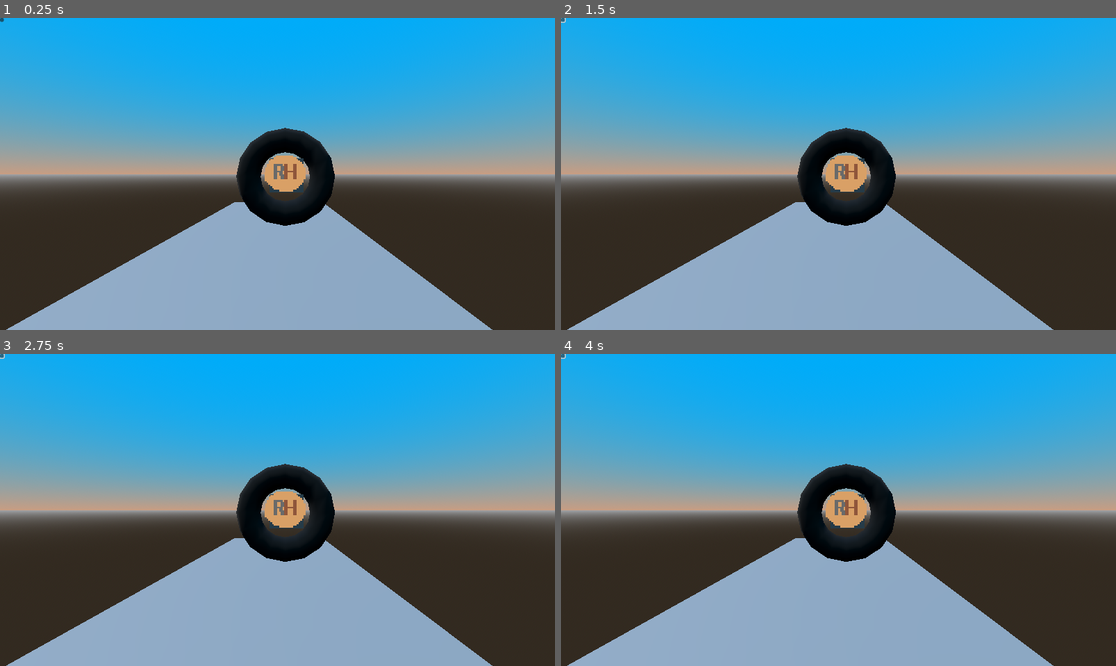
Above: before the commit, frames 1-4 (two rows, left to right).
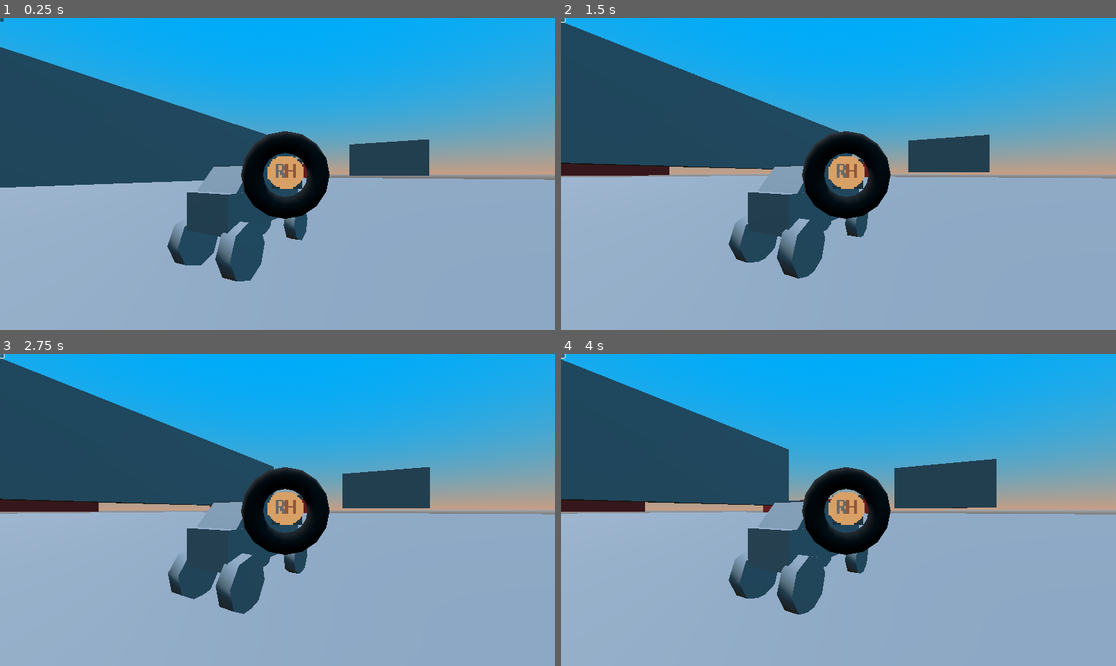
Above: after the commit, the same moments.

Repository: RagnarHagberg/Hand-Controlled-Steering-Wheel
Game: Godot game, scene res://Scenes/Game/game.tscn
The game is run twice, just before and just after one commit, with the same random seed, the same clock (stepped at 60 frames per second) and the same inputs.
Inputs (mouse positions are in pixels of both pictures, inside the frame that each line leads up to):
- Up to frame 1 (0.25 s): no input
- Up to frame 2 (1.5 s): click (561, 21) at 0.5 s; click (561, 21) at 1.25 s
- Up to frame 3 (2.75 s): click (0, 357) at 2 s
- Up to frame 4 (4 s): no input

The runs differ from the first frame. In frame 1, 45% of the frame differs, in the area x 0-100%, y 9-100%; in frame 2, 47%; in frame 3, 47%, in the area x 0-100%, y 1-100%; in frame 4, 47%.

Commit message:
Add car that is steered by wheel input

Diff:
--- /dev/null
+++ b/Godot/SteeringWheelProject/Scenes/Car/car.gd
@@ -0,0 +1,13 @@
+extends VehicleBody3D
+
+var horsepower = 100
+
+var steer_limit = deg_to_rad(30)
+
+var input_steering = 0
+func _physics_process(delta):
+	engine_force = horsepower
+
+func set_input_steering(new_value):
+	input_steering = new_value
+	steering = min(input_steering, steer_limit)
--- /dev/null
+++ b/Godot/SteeringWheelProject/Scenes/Car/car.tscn
@@ -0,0 +1,61 @@
+[gd_scene load_steps=3 format=3 uid="uid://bdfn33pt12qda"]
+
+[ext_resource type="Script" path="res://Scenes/Car/car.gd" id="1_sre33"]
+
+[sub_resource type="BoxShape3D" id="BoxShape3D_6wikn"]
+size = Vector3(1, 1.93639, 3.62957)
+
+[node name="Car" type="VehicleBody3D"]
+script = ExtResource("1_sre33")
+
+[node name="Model" type="Node3D" parent="."]
+
+[node name="CSGBox3D" type="CSGBox3D" parent="Model"]
+transform = Transform3D(1, 0, 0, 0, 1, 0, 0, 0, 1, -0.000735283, 0.130386, 0.0480196)
+size = Vector3(1, 0.719238, 2.99194)
+
+[node name="CSGBox3D2" type="CSGBox3D" parent="Model"]
+transform = Transform3D(1, 0, 0, 0, 1, 0, 0, 0, 1, 0, 0.583444, -0.13755)
+size = Vector3(1, 0.869263, 1.2782)
+
+[node name="CSGBox3D3" type="CSGBox3D" parent="Model"]
+transform = Transform3D(1, 0, 0, 0, 0.671578, 0.740934, 0, -0.740934, 0.671578, 0, 0.445294, -0.826251)
+size = Vector3(1, 0.654236, 0.886169)
+
+[node name="CollisionShape3D" type="CollisionShape3D" parent="."]
+transform = Transform3D(1, 0, 0, 0, 1, 0, 0, 0, 1, 0, 0.0567093, 0.169743)
+shape = SubResource("BoxShape3D_6wikn")
+
+[node name="LFrontWheel" type="VehicleWheel3D" parent="."]
+transform = Transform3D(1, 0, 0, 0, 1, 0, 0, 0, 1, 0.650011, -0.366013, 1.29341)
+use_as_traction = true
+use_as_steering = true
+
+[node name="WheelModel" type="CSGCylinder3D" parent="LFrontWheel"]
+transform = Transform3D(-0.0339576, 0.999423, 0, -0.999423, -0.0339576, 0, 0, 0, 1, 0, 0, 0)
+height = 0.3
+
+[node name="RFrontWheel" type="VehicleWheel3D" parent="."]
+transform = Transform3D(1, 0, 0, 0, 1, 0, 0, 0, 1, -0.564039, -0.366013, 1.29341)
+use_as_traction = true
+use_as_steering = true
+
+[node name="WheelModel" type="CSGCylinder3D" parent="RFrontWheel"]
+transform = Transform3D(-0.0339576, 0.999423, 0, -0.999423, -0.0339576, 0, 0, 0, 1, 0, 0, 0)
+height = 0.3
+
+[node name="LBackWheel" type="VehicleWheel3D" parent="."]
+transform = Transform3D(1, 0, 0, 0, 1, 0, 0, 0, 1, 0.650011, -0.36642, -1.13727)
+use_as_traction = true
+
+[node name="WheelModel" type="CSGCylinder3D" parent="LBackWheel"]
+transform = Transform3D(-0.0339576, 0.999423, 0, -0.999423, -0.0339576, 0, 0, 0, 1, 0, 0, 0)
+height = 0.3
+
+[node name="RBackWheel" type="VehicleWheel3D" parent="."]
+transform = Transform3D(1, 0, 0, 0, 1, 0, 0, 0, 1, -0.564039, -0.36642, -1.13727)
+use_as_traction = true
+
+[node name="WheelModel" type="CSGCylinder3D" parent="RBackWheel"]
+transform = Transform3D(-0.0339576, 0.999423, 0, -0.999423, -0.0339576, 0, 0, 0, 1, 0, 0, 0)
+height = 0.3
--- a/Godot/SteeringWheelProject/Scenes/Game/game.gd
+++ b/Godot/SteeringWheelProject/Scenes/Game/game.gd
@@ -5,5 +5,6 @@
 
 func _on_server_rotation_changed(rotation_data) -> void:
 	rotation_radians = (rotation_data["rotation_angle"])
-
-	get_node("Wheel").rotation.x = -(rotation_radians - 3.14/2)
+	var steering_wheel_rotation = -(rotation_radians - 3.14/2)
+	get_node("Car/Camera3D/Wheel").rotation.x = (steering_wheel_rotation)
+	get_node("Car").set_input_steering(steering_wheel_rotation/5)
--- a/Godot/SteeringWheelProject/Scenes/Game/game.tscn
+++ b/Godot/SteeringWheelProject/Scenes/Game/game.tscn
@@ -1,14 +1,12 @@
-[gd_scene load_steps=9 format=3 uid="uid://dtfg3dt33sfu8"]
+[gd_scene load_steps=12 format=3 uid="uid://dtfg3dt33sfu8"]
 
 [ext_resource type="Script" path="res://Scenes/Game/game.gd" id="1_43j5s"]
 [ext_resource type="Texture2D" uid="uid://l7yc31j7h5x2" path="res://Assets/WheelEmblem.png" id="2_el3dv"]
 [ext_resource type="PackedScene" uid="uid://bokunn06g5fvg" path="res://Scenes/Server/server.tscn" id="3_p7hey"]
+[ext_resource type="PackedScene" uid="uid://bdfn33pt12qda" path="res://Scenes/Car/car.tscn" id="4_rq82l"]
 
-[sub_resource type="StandardMaterial3D" id="StandardMaterial3D_t1q3g"]
-albedo_color = Color(0, 0, 0, 1)
-
-[sub_resource type="StandardMaterial3D" id="StandardMaterial3D_67cq3"]
-albedo_color = Color(0.47788, 0.47788, 0.47788, 1)
+[sub_resource type="BoxShape3D" id="BoxShape3D_wfquh"]
+size = Vector3(196, 0.393066, 231)
 
 [sub_resource type="ProceduralSkyMaterial" id="ProceduralSkyMaterial_naqoy"]
 sky_top_color = Color(0, 0.675374, 0.990879, 1)
@@ -21,35 +19,30 @@
 background_mode = 2
 sky = SubResource("Sky_s2hsy")
 
+[sub_resource type="StandardMaterial3D" id="StandardMaterial3D_t1q3g"]
+albedo_color = Color(0, 0, 0, 1)
+
+[sub_resource type="StandardMaterial3D" id="StandardMaterial3D_67cq3"]
+albedo_color = Color(0.47788, 0.47788, 0.47788, 1)
+
+[sub_resource type="StandardMaterial3D" id="StandardMaterial3D_vnsoo"]
+albedo_color = Color(0.909952, 0.187029, 0.155661, 1)
+
 [node name="Game" type="Node3D"]
 script = ExtResource("1_43j5s")
 
-[node name="Ground" type="CSGBox3D" parent="."]
+[node name="StaticBody3D" type="StaticBody3D" parent="."]
 transform = Transform3D(1, 0, 0, 0, 1, 0, 0, 0, 1, -0.377869, 0.00119746, 0.177573)
-size = Vector3(7.83118, 0.375488, 2.40039)
 
-[node name="Wheel" type="CSGTorus3D" parent="."]
-transform = Transform3D(-0.0281704, -0.702863, 0, 0.991163, -0.0199765, 0, 0, 0, 1, 0, 0.941897, 0)
-inner_radius = 0.15
-outer_radius = 0.3
-sides = 16
-material = SubResource("StandardMaterial3D_t1q3g")
+[node name="Ground" type="CSGBox3D" parent="StaticBody3D"]
+transform = Transform3D(1, 0, 0, 0, 1, 0, 0, 0, 1, -30.3145, 0, 47.6408)
+size = Vector3(195, 0.375, 233)
 
-[node name="CSGBox3D" type="CSGBox3D" parent="Wheel"]
-transform = Transform3D(0.992994, 1.86265e-09, 0, 7.45058e-09, 0.753492, 0, 0, 0, 1, 0.00634462, -0.00194545, -0.00718026)
-size = Vector3(0.2, 0.2, 0.2)
-material = SubResource("StandardMaterial3D_67cq3")
-
-[node name="Sprite3D" type="Sprite3D" parent="Wheel/CSGBox3D"]
-transform = Transform3D(-0.00017342, 0.999883, -0.0152936, -0.0113278, -0.0152946, -0.999819, -0.999936, -1.49012e-07, 0.0113292, 0.00562376, -0.146494, 0.0224458)
-texture_filter = 0
-texture = ExtResource("2_el3dv")
+[node name="CollisionShape3D" type="CollisionShape3D" parent="StaticBody3D"]
+transform = Transform3D(1, 0, 0, 0, 1, 0, 0, 0, 1, -30.8333, 0.00268554, 46.75)
+shape = SubResource("BoxShape3D_wfquh")
 
 [node name="Server" parent="." instance=ExtResource("3_p7hey")]
-
-[node name="Camera3D" type="Camera3D" parent="."]
-transform = Transform3D(-0.0380172, 0, 1.00749, 0, 1.00821, 0, -1.00749, 0, -0.0380172, 1.2363, 0.957688, 0)
-current = true
 
 [node name="WorldEnvironment" type="WorldEnvironment" parent="."]
 environment = SubResource("Environment_fqut8")
@@ -57,4 +50,54 @@
 [node name="DirectionalLight3D" type="DirectionalLight3D" parent="."]
 transform = Transform3D(1, 0, 0, 0, 0.458463, 0.888713, 0, -0.888713, 0.458463, 0, 4.34411, 0)
 
+[node name="Car" parent="." instance=ExtResource("4_rq82l")]
+transform = Transform3D(-4.37114e-08, 0, -1, 0, 1, 0, 1, 0, -4.37114e-08, -2.77298, 2, 0)
+
+[node name="Camera3D" type="Camera3D" parent="Car"]
+transform = Transform3D(-0.881394, 0, -0.472382, 0, 1, 0, 0.472382, 0, -0.881394, -2.80318, 0.829503, -4.00927)
+current = true
+
+[node name="Wheel" type="CSGTorus3D" parent="Car/Camera3D"]
+transform = Transform3D(1.89457e-15, 3.07355e-08, -1, 0.991563, -3.07355e-08, 0, -4.33426e-08, -0.703146, -4.37114e-08, 0.0527585, -0.00654769, -1.37439)
+inner_radius = 0.15
+outer_radius = 0.3
+sides = 16
+material = SubResource("StandardMaterial3D_t1q3g")
+
+[node name="CSGBox3D" type="CSGBox3D" parent="Car/Camera3D/Wheel"]
+transform = Transform3D(0.992994, 1.86265e-09, 0, 7.45058e-09, 0.753492, 0, 0, 0, 1, 0.00634462, -0.00194545, -0.00718026)
+size = Vector3(0.2, 0.2, 0.2)
+material = SubResource("StandardMaterial3D_67cq3")
+
+[node name="Sprite3D" type="Sprite3D" parent="Car/Camera3D/Wheel/CSGBox3D"]
+transform = Transform3D(-0.00017342, 0.999883, -0.0152936, -0.0113278, -0.0152946, -0.999819, -0.999936, -1.49012e-07, 0.0113292, 0.00562376, -0.146494, 0.0224458)
+texture_filter = 0
+texture = ExtResource("2_el3dv")
+
+[node name="CSGBox3D" type="CSGBox3D" parent="."]
+transform = Transform3D(1, 0, 0, 0, 1, 0, 0, 0, 1, 0.497559, 3.93735, 6.05758)
+size = Vector3(37.8799, 3.45911, 1)
+
+[node name="CSGBox3D2" type="CSGBox3D" parent="."]
+transform = Transform3D(1, 0, 0, 0, 1, 0, 0, 0, 1, 6.02234, 6.31863, -14.5745)
+size = Vector3(16.1321, 8.22168, 1)
+
+[node name="CSGBox3D4" type="CSGBox3D" parent="."]
+transform = Transform3D(1, 0, 0, 0, 1, 0, 0, 0, 1, 6.02234, 6.31863, 35.499)
+size = Vector3(16.1321, 8.22168, 1)
+
+[node name="CSGBox3D5" type="CSGBox3D" parent="."]
+transform = Transform3D(1, 0, 0, 0, 1, 0, 0, 0, 1, -21.0966, 5.10462, 162.457)
+size = Vector3(92.4966, 8.22168, 1)
+material = SubResource("StandardMaterial3D_vnsoo")
+
+[node name="CSGBox3D6" type="CSGBox3D" parent="."]
+transform = Transform3D(-0.178562, 0, -0.983929, 0, 1, 0, 0.983929, 0, -0.178562, -114.728, 4.16414, 74.7118)
+size = Vector3(92.4966, 8.22168, 1)
+material = SubResource("StandardMaterial3D_vnsoo")
+
+[node name="CSGBox3D3" type="CSGBox3D" parent="."]
+transform = Transform3D(1, 0, 0, 0, 1, 0, 0, 0, 1, -39.9996, 5.19845, -2.72621)
+size = Vector3(1, 5.98132, 12.3391)
+
 [connection signal="rotation_changed" from="Server" to="." method="_on_server_rotation_changed"]
